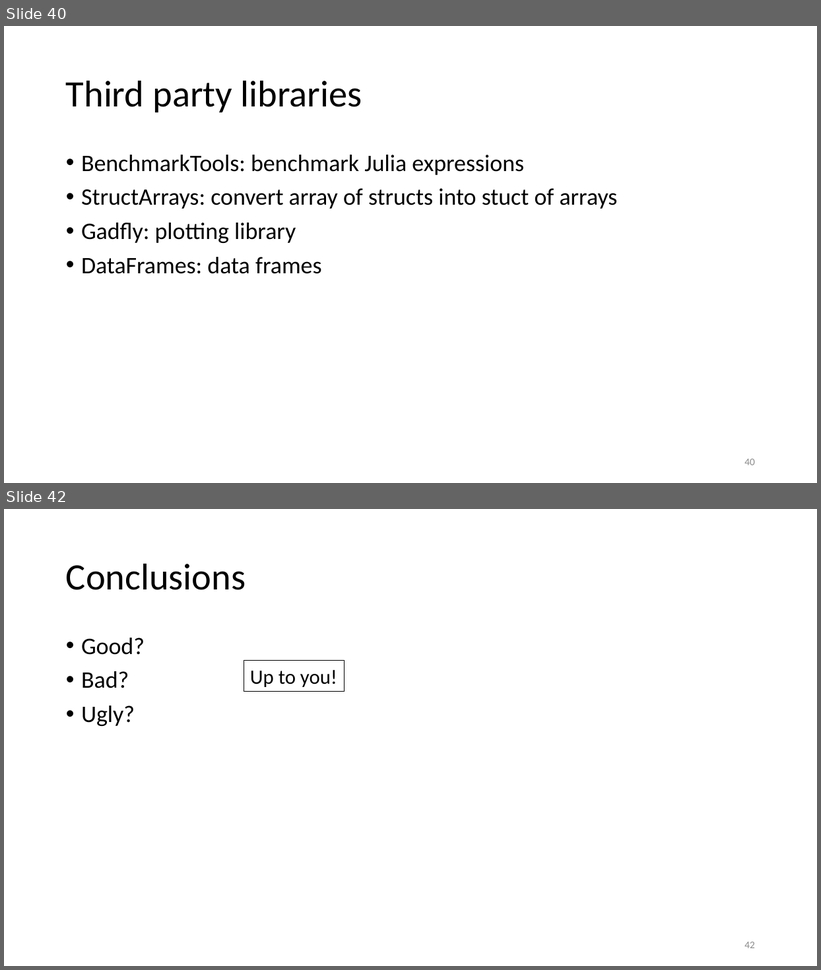
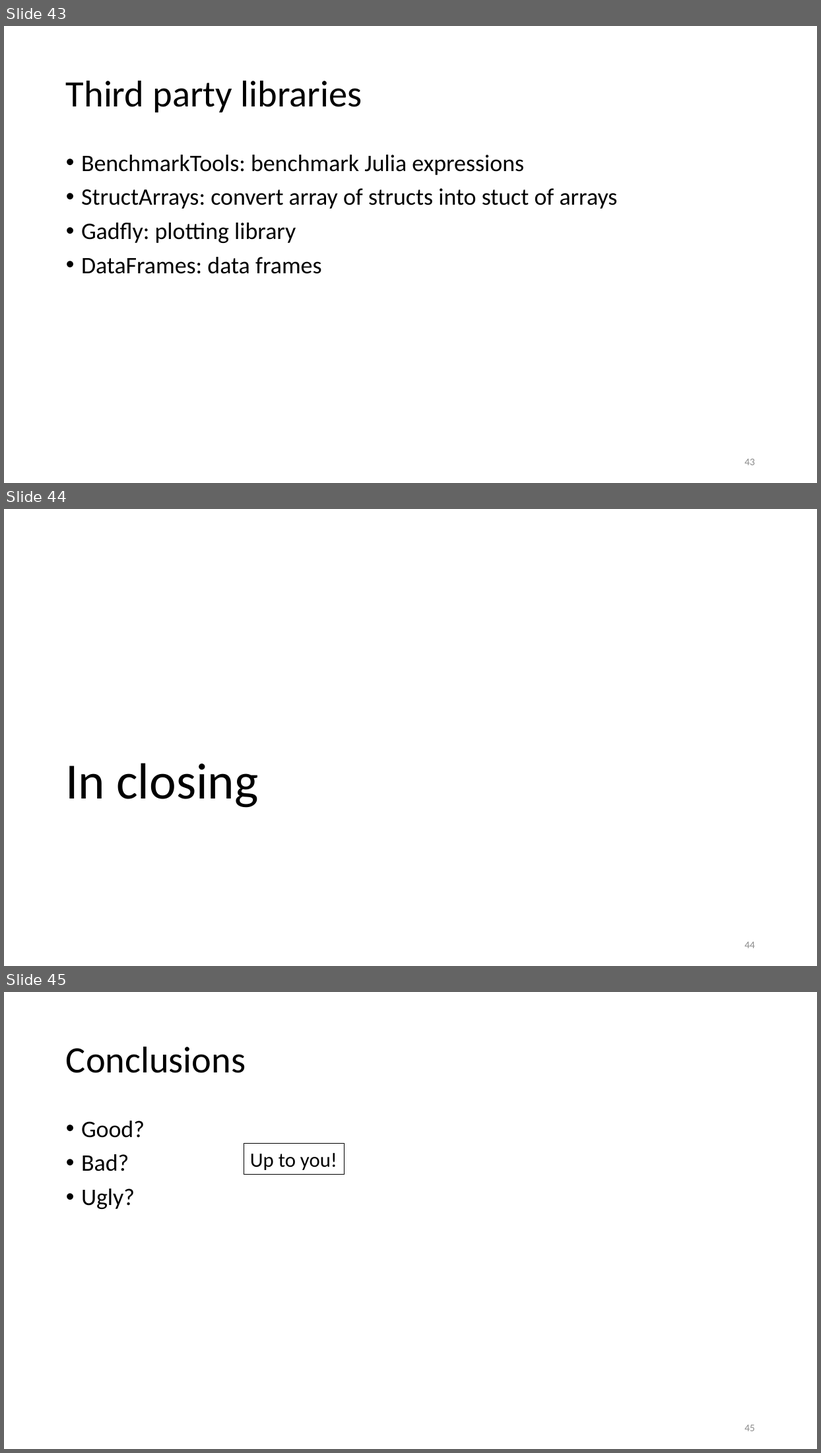
Before and after one commit to gjbex/Julia_good_bad_ugly, a slide deck: julia,_good_back_ugly.pptx. Shown one above the other, each under a label of ours: slides 40 and 42 before the commit, slides 43, 44 and 45 after it; the slides between them are not shown. The pictures are 821x970 and 821x1453 pixels, drawn with LibreOffice and Linux fonts; fonts in the diff are those of the drawing. Boxes give left, top, right and bottom in pixels: in the first picture for what was removed or moved away, otherwise in the second. Text is boxed around its words. In the diff, an @@ line names an element or a change of style, - is before the commit and + after.

```diff
--- a/julia,_good_back_ugly.pptx
+++ b/julia,_good_back_ugly.pptx
@@ slide 44 added at [4,509,817,966], background #FFFFFF @@
@@ title added at [65,763,258,808], 60 pt, text #000000 @@
+In closing
@@ page number added at [745,942,755,949], 12 pt, text #8C8C8C @@
+44
@@ what was slide 40 is now slide 43 @@
@@ page number at [745,459,755,466]: text changed @@
-40
+43
@@ what was slide 42 is now slide 45 @@
@@ page number at [745,1425,755,1432]: text changed @@
-42
+45
```
Also in this commit, not shown: 1 slide changed, 3 other slides added, 1 slide removed.
